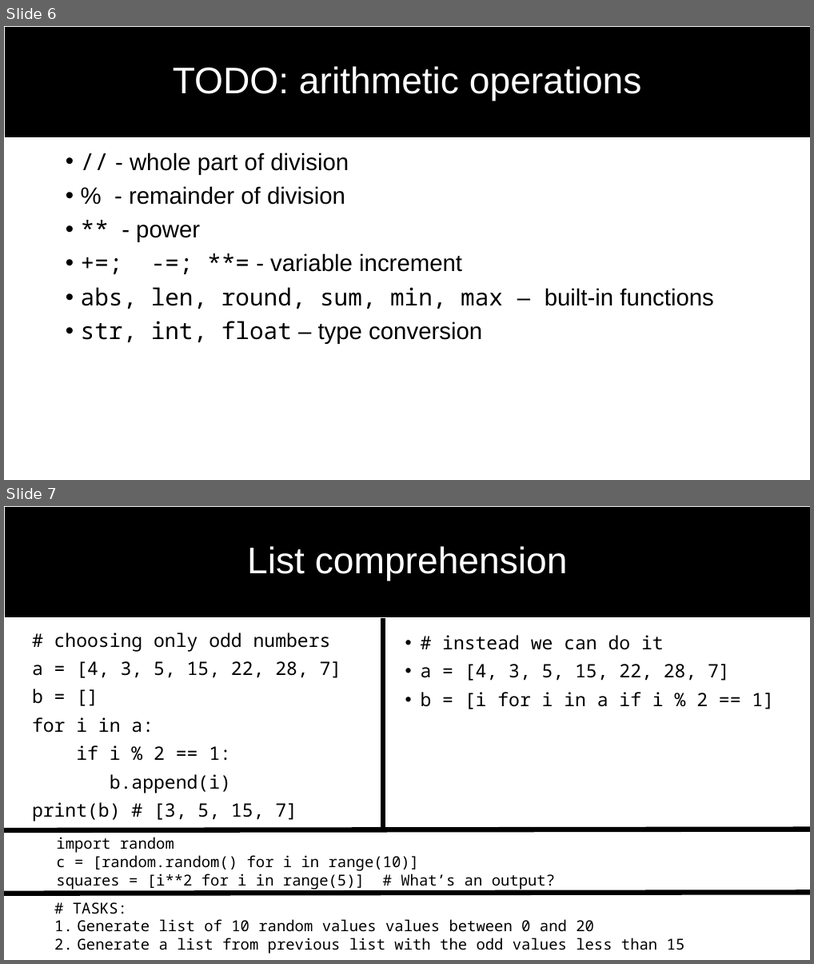
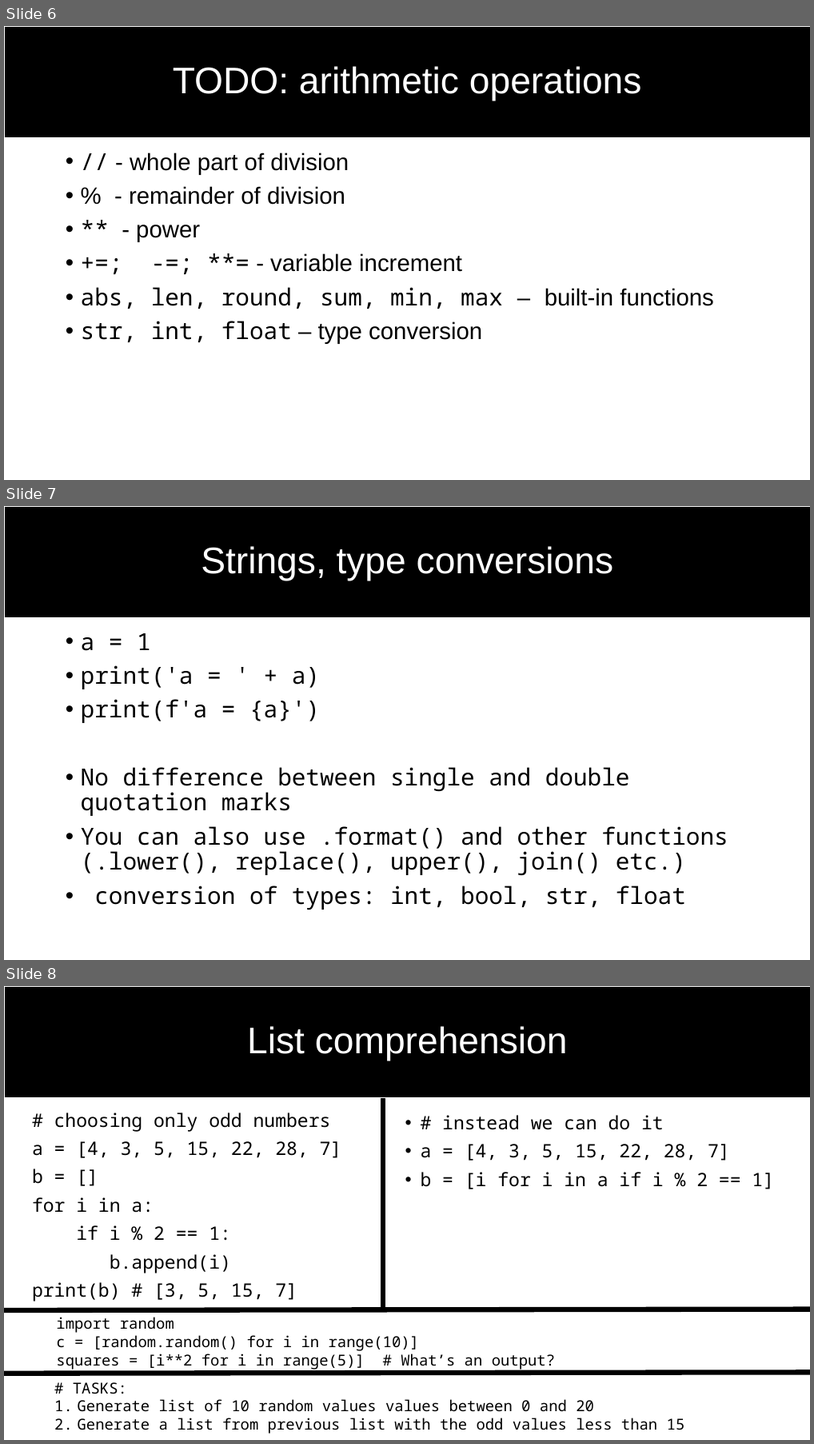
Before and after one commit to chapkovski/uncertainty-summer-school, a slide deck: presentations/frankfurt_python_intro.pptx. Shown one above the other, each under a label of ours: slides 6 and 7 before the commit, slides 6, 7 and 8 after it. The pictures are 814x964 and 814x1444 pixels, drawn with LibreOffice and Linux fonts; fonts in the diff are those of the drawing. Boxes give left, top, right and bottom in pixels: in the first picture for what was removed or moved away, otherwise in the second. Text is boxed around its words. In the diff, an @@ line names an element or a change of style, - is before the commit and + after.

```diff
--- a/presentations/frankfurt_python_intro.pptx
+++ b/presentations/frankfurt_python_intro.pptx
@@ slide 7 added at bbox=[4, 506, 810, 960], background #FFFFFF; not listed: 1 template element that a slide beside it also shows @@
@@ title added at bbox=[4, 506, 810, 618], outline #FFFFFF 1.5 pt, 44 pt, text #FFFFFF @@
+Strings, type conversions
@@ text added at bbox=[81, 633, 728, 910], 28 pt, text #000000 @@
+• a = 1
+• print('a = ' + a)
+• print(f'a = {a}')
+• No difference between single and double quotation marks
+• You can also use .format() and other functions (.lower(), replace(), upper(), join() etc.)
+• conversion of types: int, bool, str, float
@@ what was slide 7 is now slide 8 @@
```
Also in this commit, not shown: 1 other file.
